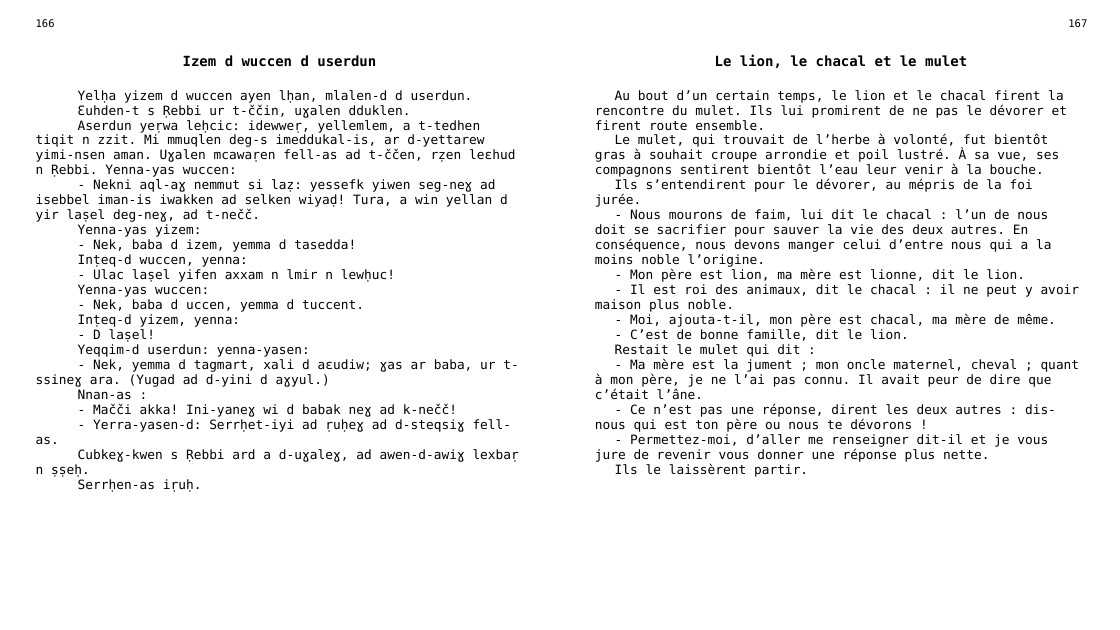
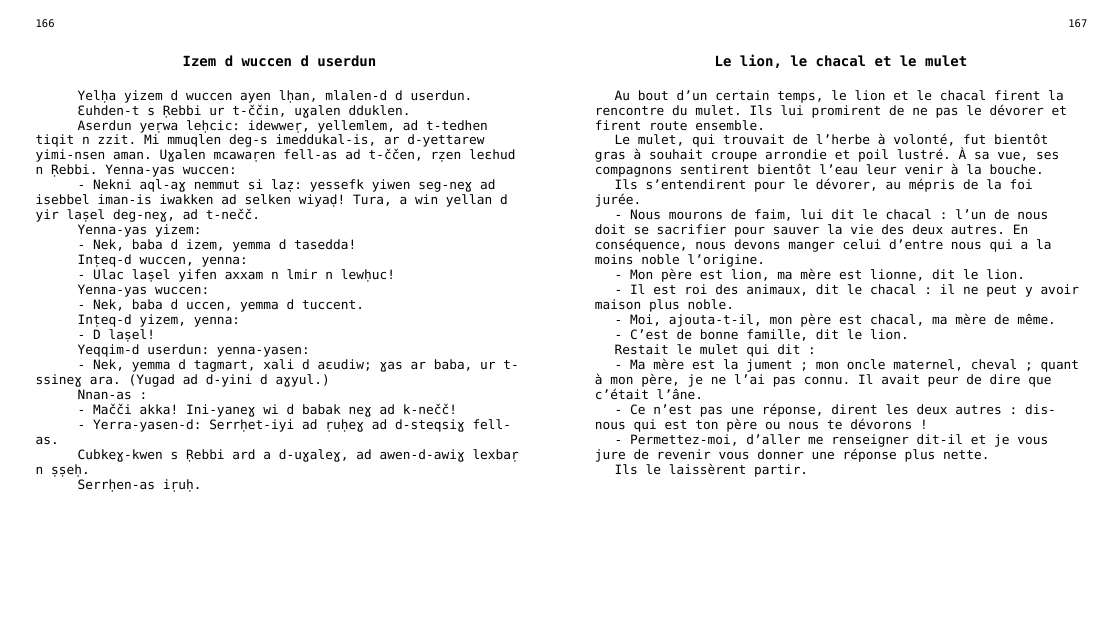
Before and after one commit to sferhah/tamacahut_n_wuccen, a slide deck: slide 64 of Uccen.ConsoleApp/uccen.pptx. Drawn at 1120x630 pixels with LibreOffice and Linux fonts; fonts in the diff are those of the drawing. Boxes give left, top, right and bottom in pixels: in the first picture for what was removed or moved away, otherwise in the second. Text is boxed around its words. In the diff, an @@ line names an element or a change of style, - is before the commit and + after.

```diff
--- a/Uccen.ConsoleApp/uccen.pptx
+++ b/Uccen.ConsoleApp/uccen.pptx
@@ table at [27, 13, 1096, 607] @@
-row 3, column 1: Yelḥa yizem d wuccen ayen lḥan, mlalen-d d userdun. / Ɛuhden-t s Ṛebbi ur t-ččin, uɣalen dduklen. / Aserdun yeṛwa leḥcic: idewweṛ, yellemlem, a t-tedhen tiqit n zzit. Mi mmuqlen deg-s imeddukal-is, ar d-yettarew yimi-nsen aman. Uɣalen mcawaṛen fell-as ad t-ččen, rẓen leɛhud n Ṛebbi. Yenna-yas wuccen: / - Nekni aql-aɣ nemmut si laẓ: yessefk yiwen seg-neɣ ad isebbel iman-is iwakken ad selken wiyaḍ! Tura, a win yellan d yir laṣel deg-neɣ, ad t-nečč. / Yenna-yas yizem: / - Nek, baba d izem, yemma d tasedda! / Inṭeq-d wuccen, yenna: / - Ulac laṣel yifen axxam n lmir n lewḥuc! / Yenna-yas wuccen: / - Nek, baba d uccen, yemma d tuccent. / Inṭeq-d yizem, yenna: / - D laṣel! / Yeqqim-d userdun: yenna-yasen: / - Nek, yemma d tagmart, xali d aɛudiw; ɣas ar baba, ur t-ssineɣ ara. (Yugad ad d-yini d aɣyul.) / Nnan-as : / - Mačči akka! Ini-yaneɣ wi d babak neɣ ad k-nečč! / - Yerra-yasen-d: Serrḥet-iyi ad ṛuḥeɣ ad d-steqsiɣ fell-as. / Cubkeɣ-kwen s Ṛebbi ard a d-uɣaleɣ, ad awen-d-awiɣ lexbaṛ n ṣṣeḥ. / Serrḥen-as iṛuḥ.
+row 3, column 1: Yelḥa yizem d wuccen ayen lḥan, mlalen-d d userdun. / Ɛuhden-t s Ṛebbi ur t-ččin, uɣalen dduklen. / Aserdun yeṛwa leḥcic: idewweṛ, yellemlem, ad t-tedhen tiqit n zzit. Mi mmuqlen deg-s imeddukal-is, ar d-yettarew yimi-nsen aman. Uɣalen mcawaṛen fell-as ad t-ččen, rẓen leɛhud n Ṛebbi. Yenna-yas wuccen: / - Nekni aql-aɣ nemmut si laẓ: yessefk yiwen seg-neɣ ad isebbel iman-is iwakken ad selken wiyaḍ! Tura, a win yellan d yir laṣel deg-neɣ, ad t-nečč. / Yenna-yas yizem: / - Nek, baba d izem, yemma d tasedda! / Inṭeq-d wuccen, yenna: / - Ulac laṣel yifen axxam n lmir n lewḥuc! / Yenna-yas wuccen: / - Nek, baba d uccen, yemma d tuccent. / Inṭeq-d yizem, yenna: / - D laṣel! / Yeqqim-d userdun: yenna-yasen: / - Nek, yemma d tagmart, xali d aɛudiw; ɣas ar baba, ur t-ssineɣ ara. (Yugad ad d-yini d aɣyul.) / Nnan-as : / - Mačči akka! Ini-yaneɣ wi d babak neɣ ad k-nečč! / - Yerra-yasen-d: Serrḥet-iyi ad ṛuḥeɣ ad d-steqsiɣ fell-as. / Cubkeɣ-kwen s Ṛebbi ard a d-uɣaleɣ, ad awen-d-awiɣ lexbaṛ n ṣṣeḥ. / Serrḥen-as iṛuḥ.
```
Also in this commit, not shown: 9 other slides changed, 1 other file.
